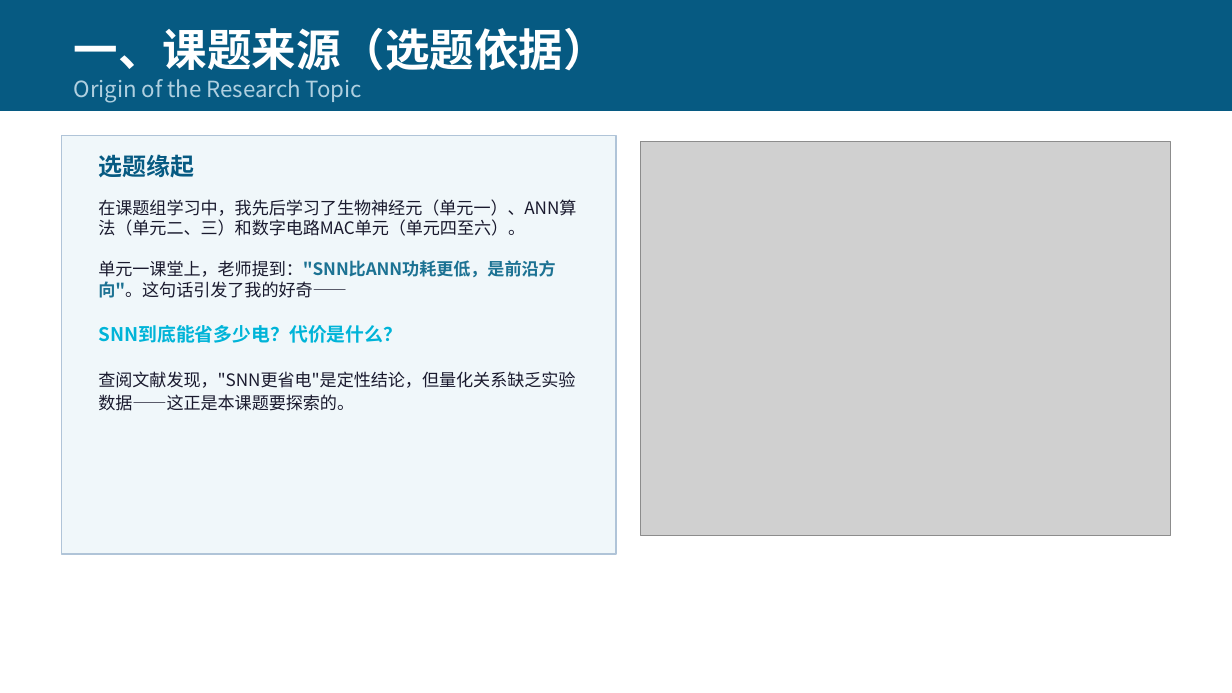
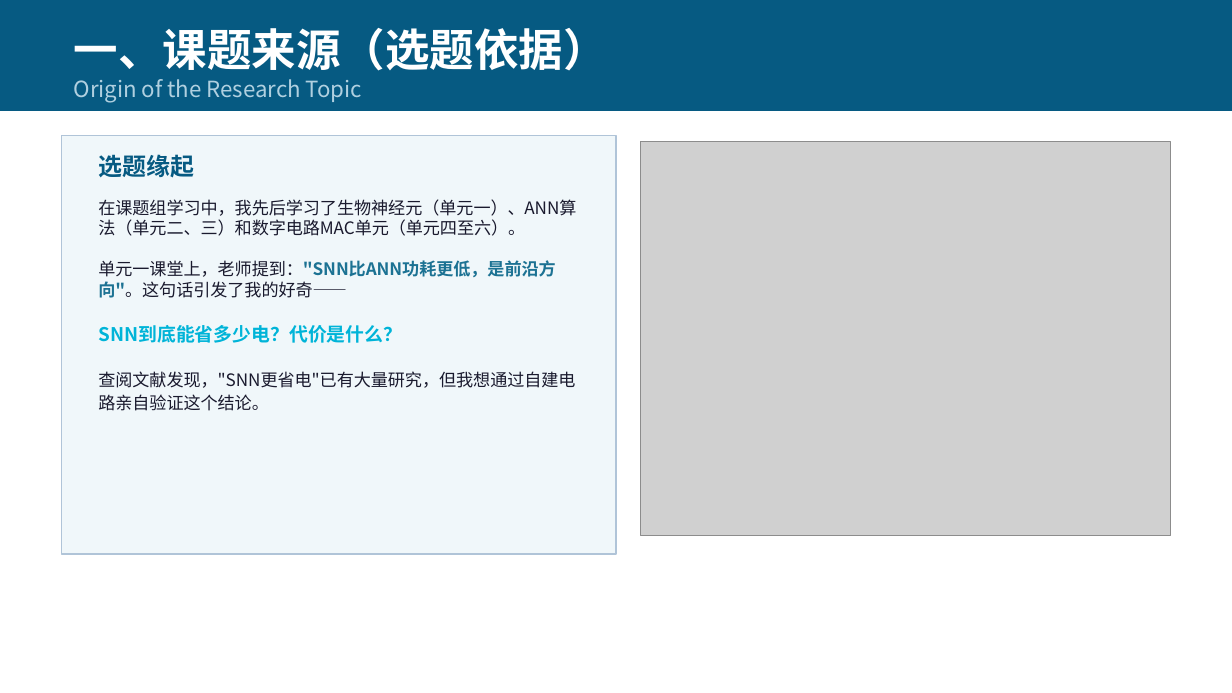
Before and after one commit to jingzhao-l/mnist-snn-hardware-tradeoff, a slide deck: slide 3 of 报告/开题报告.pptx. Drawn at 1232x693 pixels with LibreOffice and Linux fonts; fonts in the diff are those of the drawing; grey boxes stand for pictures. Boxes give left, top, right and bottom in pixels: in the first picture for what was removed or moved away, otherwise in the second. Text is boxed around its words. In the diff, an @@ line names an element or a change of style, - is before the commit and + after.

Commit message:
fix: 审查修正开题报告事实错误与逻辑一致性问题
经逐项核查修正：
- Diehl & Cook 2015精度：99%+ → 95%（原论文为无监督STDP，99%+是后续监督学习工作）
- Diehl & Cook论文venue：IJCNN → Frontiers in Computational Neuroscience（标题亦修正）
- 删除'省~75%晶体管'无出处数字，改为'显著降低硬件资源'定性表述
- 研究意义'升维为量化模型'→'实证验证'，与3.5节定位一致
- PPT slide3'缺乏教学级复现性验证'→'已有大量研究，想亲自验证'
- PPT slide4'定量分析'卡片→'实证验证'卡片
- PPT slide9删除75%数字
- 文字稿目录/创新点标题与研究意义同步修改
- 补充NeuroBench第一作者Jason Yik
- 参考文献编号[1]-[18]重新整理连续

核查确认无误的数据：TrueNorth(28nm/72mW/26pJ/176000x)、Loihi(14nm/128核/13万神经元)、
Loihi 2(Intel 4/100万神经元/10x)、Hala Point(11.5亿神经元)、天机芯(2019 Nature封面)、
天眸芯(2024 Nature封面)、Lapicque 1907、Shen 2023 arXiv:2311.10802、
STEP NeurIPS 2025、snnTorch Proc IEEE 2023、MNIST规格

```diff
--- a/报告/开题报告.pptx
+++ b/报告/开题报告.pptx
@@ text at (98,371,575,411): text changed @@
-查阅文献发现，"SNN更省电"是定性结论，但量化关系缺乏实验数据——这正是本课题要探索的。
+查阅文献发现，"SNN更省电"已有大量研究，但我想通过自建电路亲自验证这个结论。
```
Also in this commit, not shown: 2 other slides changed, 2 other files.
